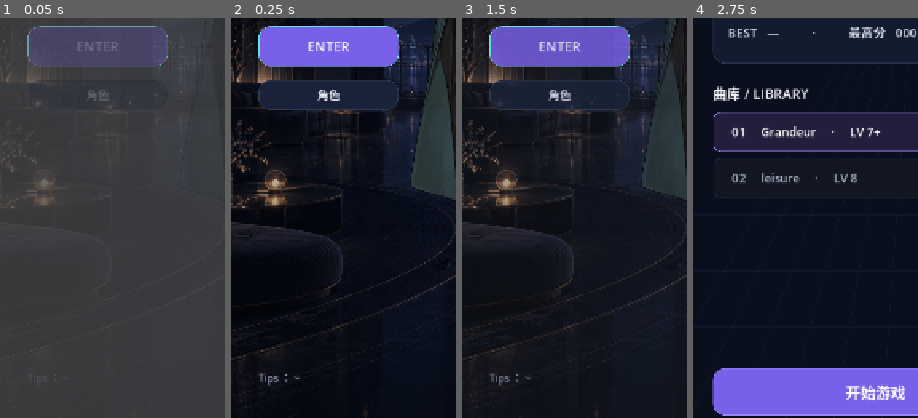
Above: before the commit, frames 1-4 (left to right).
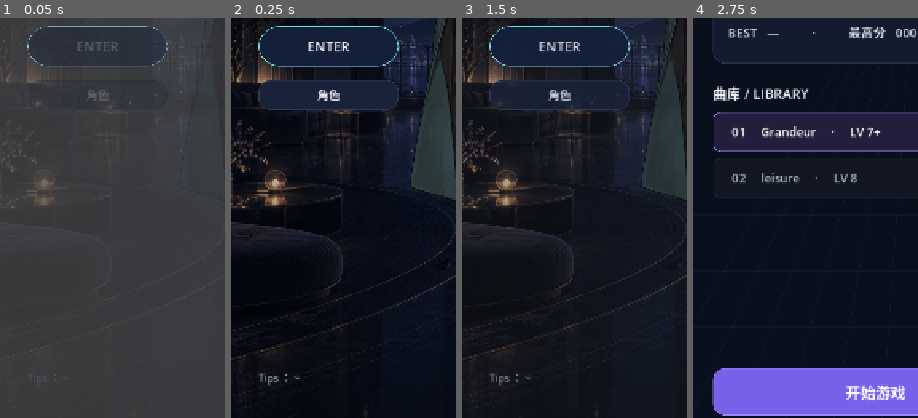
Above: after the commit, the same moments.

Repository: yznhyyg/1
Game: Godot game, scene res://main_menu.tscn
The game is run twice, just before and just after one commit, with the same random seed, the same clock (stepped at 60 frames per second) and the same inputs. This scene is started directly instead of the project's main scene. Sound files missing from this copy of the repository are replaced by a short silence.
Inputs:
- Up to frame 1 (0.05 s): no input
- Up to frame 2 (0.25 s): no input
- Up to frame 3 (1.5 s): click "ENTER" at 0.5 s; click "← 返回" at 1.25 s
- Up to frame 4 (2.75 s): click "ENTER" at 2 s
The pictures show only the part of the screen within x 0-50%, y 47-97%; the shares and areas given below are measured in that part.

The runs differ from the first frame. In frame 1, 6.0% of the frame differs, in the area x 12-75%, y 2-13%; in frame 2, 6.0%; in frame 3, 6.0%; in frame 4, nothing differs.

Commit message:
Polish main menu enter button

Diff:
--- a/main_menu.gd
+++ b/main_menu.gd
@@ -94,7 +94,12 @@
 	start_button.text = "ENTER"
 	start_button.position = Vector2(44, 618)
 	start_button.size = Vector2(224, 64)
-	UI.primary(start_button)
+	start_button.add_theme_stylebox_override("normal", UI.box(Color("#14203A"), Color("#B6A6FF"), 32))
+	start_button.add_theme_stylebox_override("hover", UI.box(Color("#243153"), Color("#D0C6FF"), 32))
+	start_button.add_theme_stylebox_override("pressed", UI.box(Color("#0D162B"), Color("#9C87FF"), 32))
+	start_button.add_theme_stylebox_override("focus", UI.box(Color("#14203A"), Color("#66E7DA"), 32))
+	start_button.add_theme_color_override("font_color", Color("#F4F1FF"))
+	start_button.add_theme_color_override("font_hover_color", Color.WHITE)
 	start_button.add_theme_font_size_override("font_size", 22)
 	start_button.pressed.connect(_start_game)
 	add_child(start_button)
